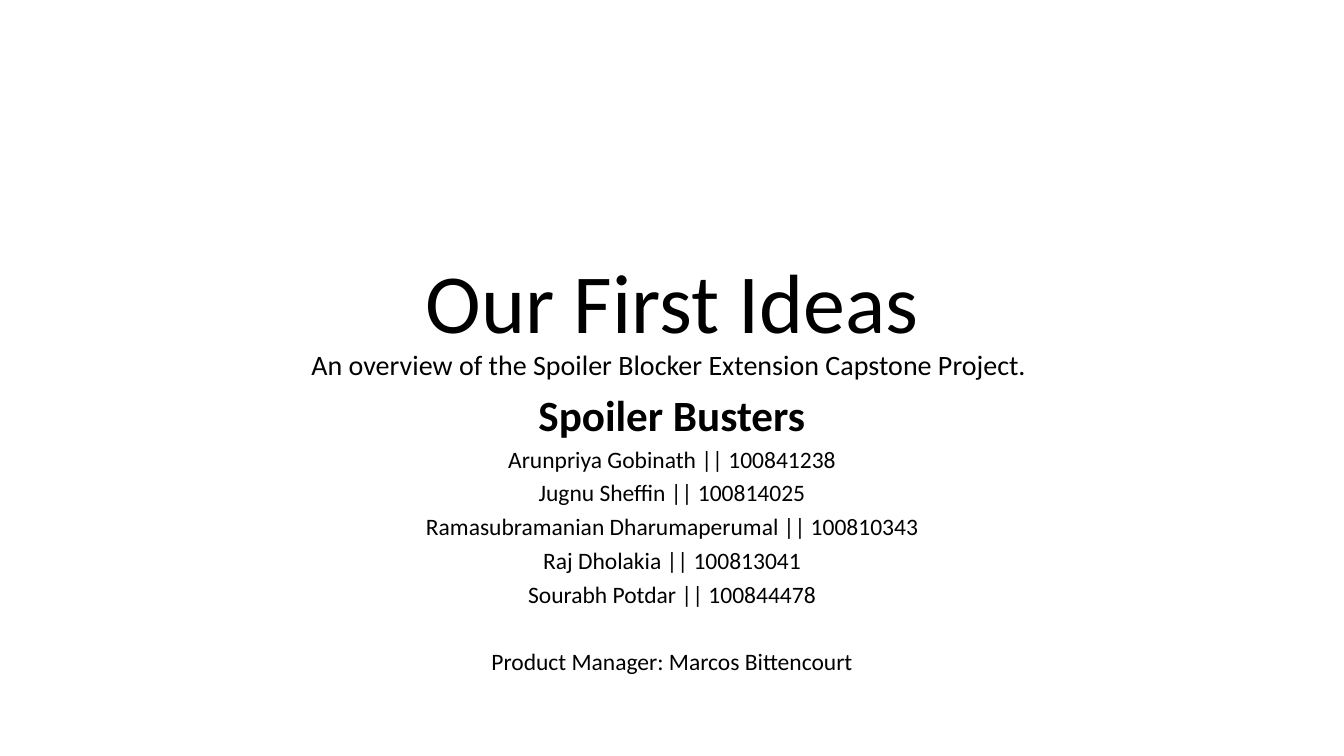
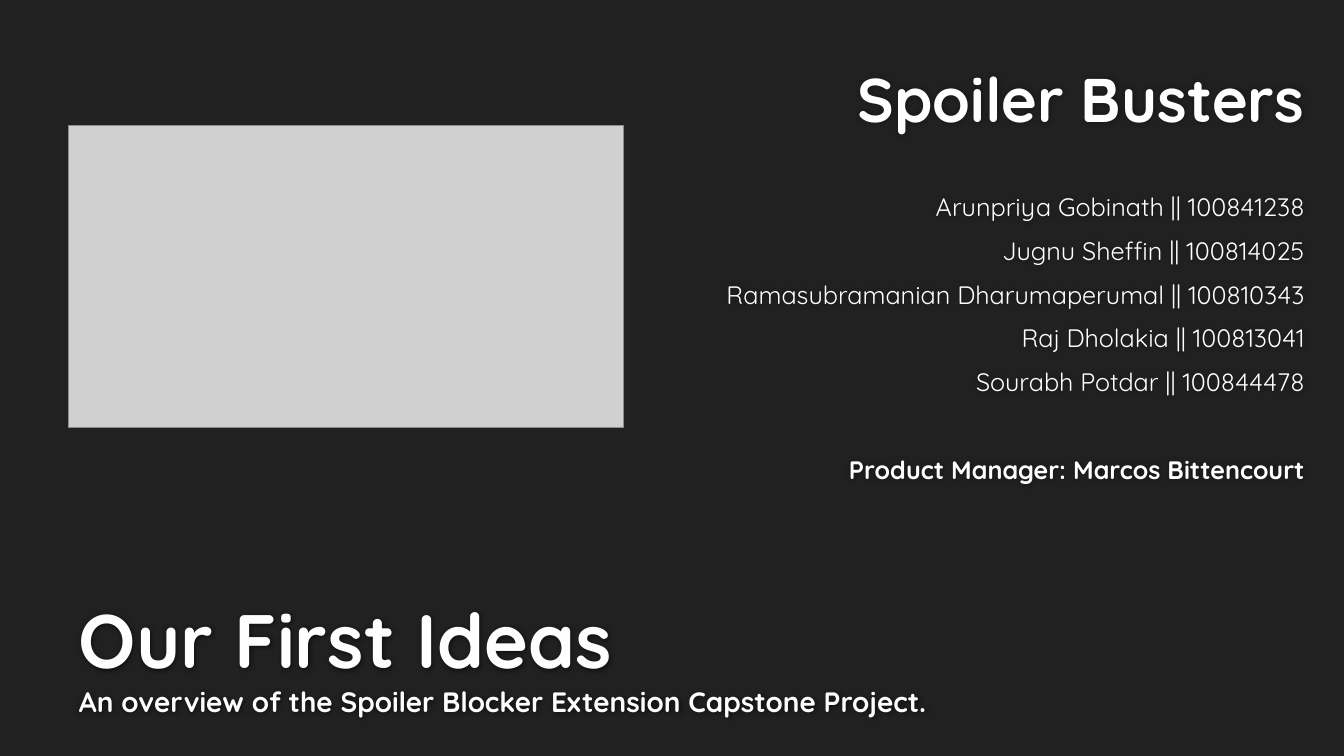
Before and after one commit to radroid/spoiler-buster, a slide deck: slide 1 of Capstone/docs/ppt/Intro-presentation.pptx. Drawn at 1344x756 pixels with LibreOffice and Linux fonts; fonts in the diff are those of the drawing; grey boxes stand for pictures; background and template pictures are left out. Boxes give left, top, right and bottom in pixels: in the first picture for what was removed or moved away, otherwise in the second. Text is boxed around its words. In the diff, an @@ line names an element or a change of style, - is before the commit and + after.

```diff
--- a/Capstone/docs/ppt/Intro-presentation.pptx
+++ b/Capstone/docs/ppt/Intro-presentation.pptx
@@ background #FFFFFF to #212121 @@
@@ subtitle "Spoiler Busters": place and size @@
-subtitle "Spoiler Busters" at <box>426,400,918,674</box>
+subtitle "Spoiler Busters" at <box>726,76,1305,484</box>
@@ subtitle "Spoiler Busters" at <box>726,76,1305,484</box>: size 30.8 to 44 pt in "Spoiler Busters"; font Calibri to Quicksand, text colour #000000 to #FFFFFF, size 16.8 to 18 pt; bold on in "Product Manager: Marcos Bittencourt"; alignment centre to right; line spacing 0.7 to 1; more space between paragraphs @@
@@ picture added at <box>69,126,623,427</box> @@
@@ title "Our First Ideas An overview ...": place and size @@
-title "Our First Ideas An overview ..." at <box>311,274,1026,380</box>
+title "Our First Ideas An overview ..." at <box>79,612,927,718</box>
@@ title "Our First Ideas An overview ..." at <box>79,612,927,718</box>: size 60 to 54 pt in "Our First Ideas"; font Calibri to Quicksand, text colour #000000 to #FEFEFE, bold on; alignment centre to left; line spacing 0.9 to 1 @@
```
Also in this commit, not shown: 6 other slides changed, 1 slide added.
